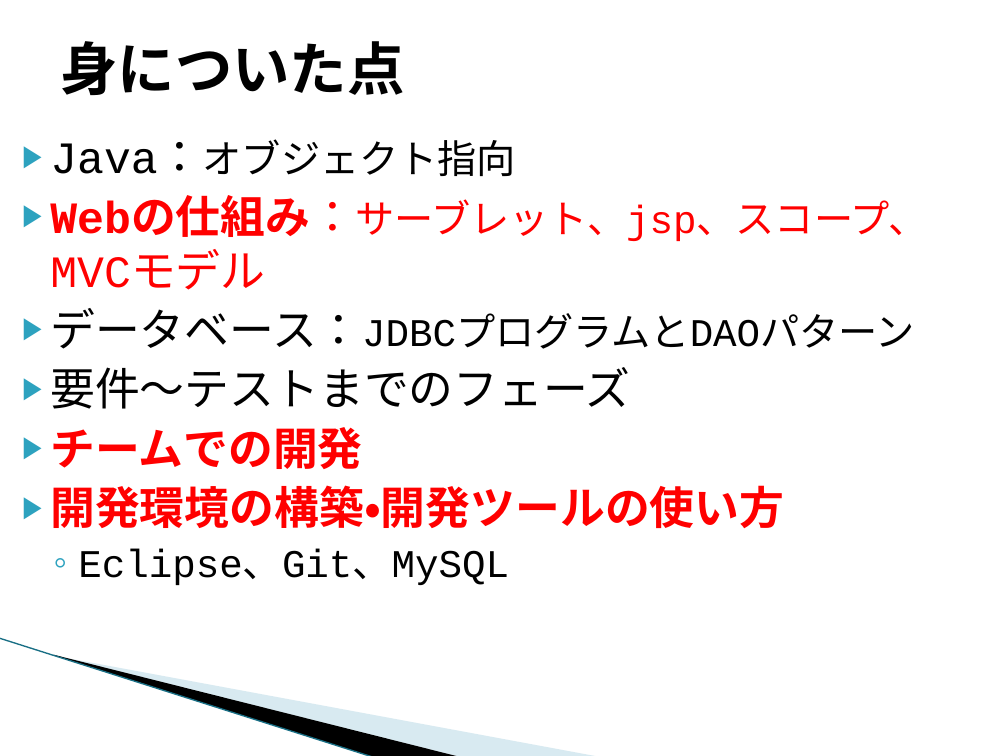
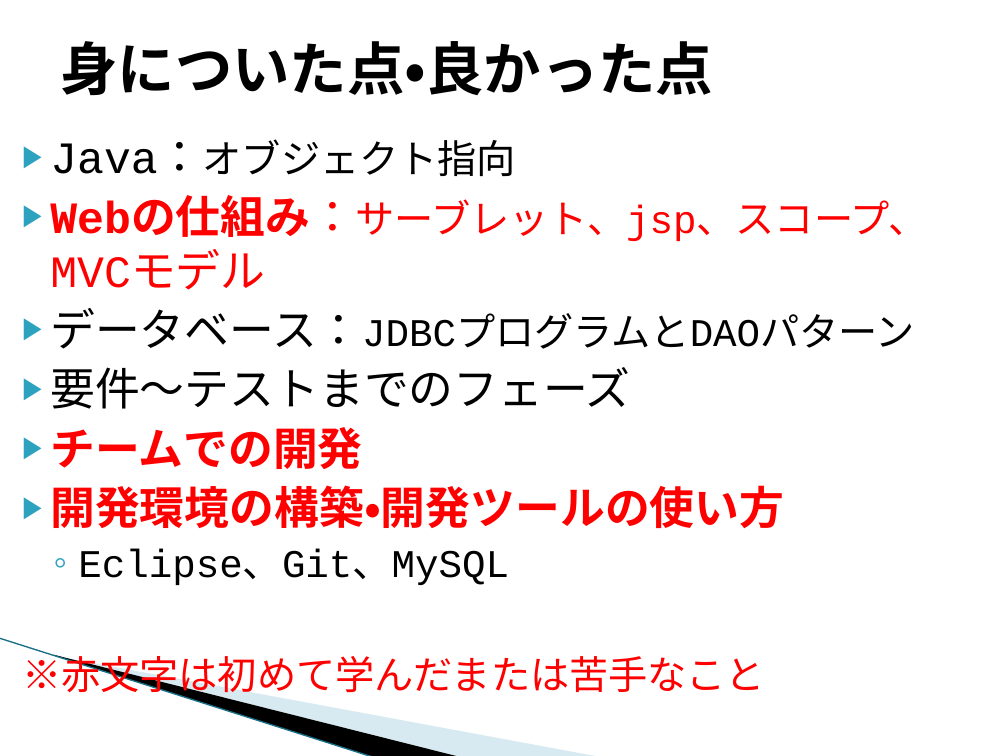
Before and after one commit to java201710/java, a slide deck: slide 2 of 99_チーム内打合せ用（総合演習）/成果発表会_個人発表作成内容 _香川.pptx. Drawn at 1008x756 pixels with LibreOffice and Linux fonts; fonts in the diff are those of the drawing; background and template pictures are left out. Boxes give left, top, right and bottom in pixels: in the first picture for what was removed or moved away, otherwise in the second. Text is boxed around its words. In the diff, an @@ line names an element or a change of style, - is before the commit and + after.

Commit message:
aaa

```diff
--- a/99_チーム内打合せ用（総合演習）/成果発表会_個人発表作成内容 _香川.pptx
+++ b/99_チーム内打合せ用（総合演習）/成果発表会_個人発表作成内容 _香川.pptx
@@ title at (x1=60, y1=41, x2=713, y2=95): text changed @@
-身についた点
+身についた点・良かった点
@@ text at (x1=22, y1=649, x2=765, y2=700): paragraph added @@
+※赤文字は初めて学んだまたは苦手なこと
```
Also in this commit, not shown: 2 slides added.
